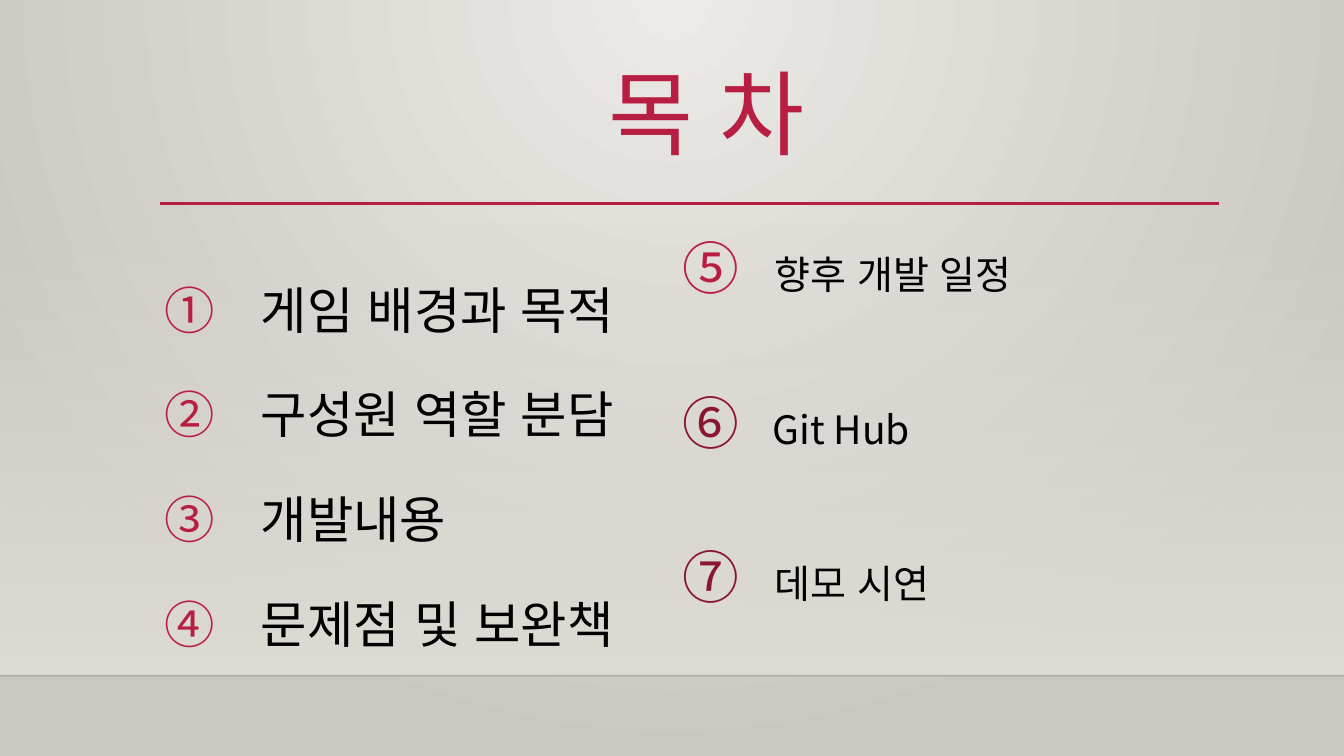
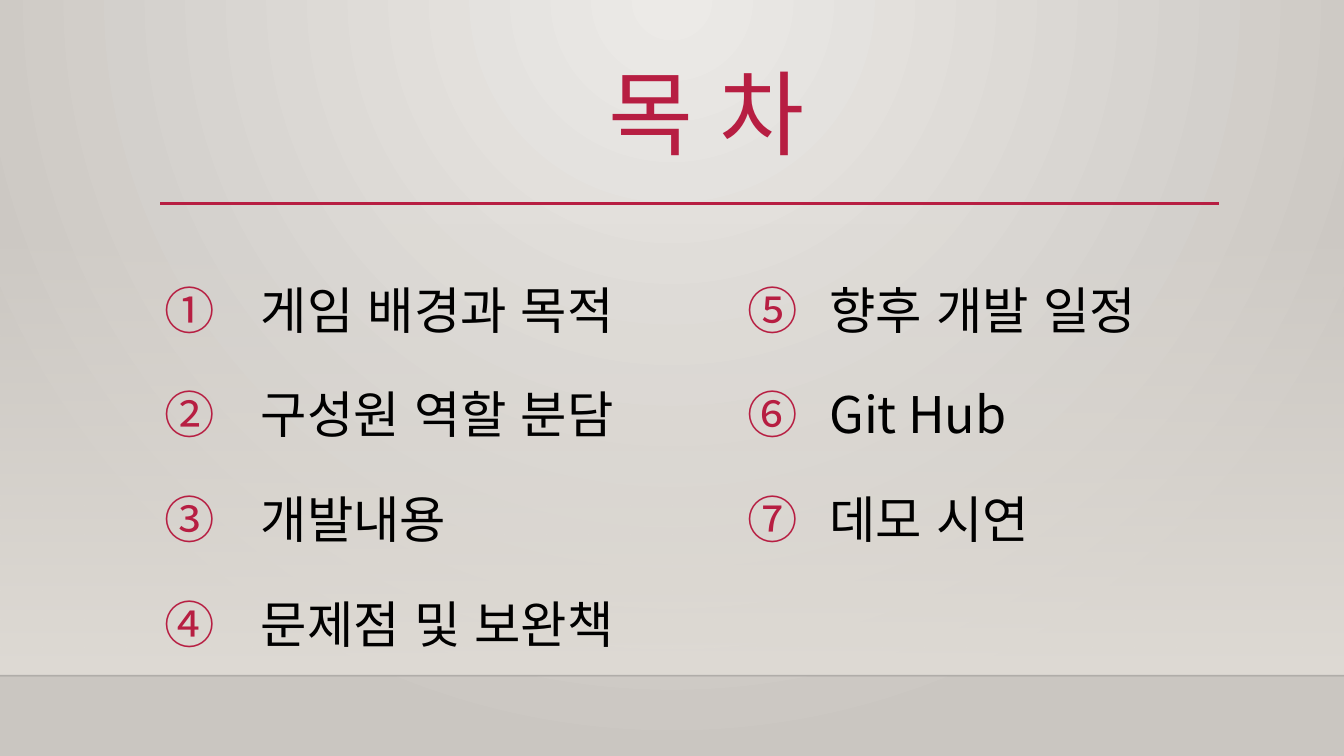
Before and after one commit to jeongHooon/Jungle-War, a slide deck: slide 2 of Jungle War 박정훈 신상우 이수진 이병철.pptx. Drawn at 1344x756 pixels with LibreOffice and Linux fonts; fonts in the diff are those of the drawing; background and template pictures are left out. Boxes give left, top, right and bottom in pixels: in the first picture for what was removed or moved away, otherwise in the second. Text is boxed around its words. In the diff, an @@ line names an element or a change of style, - is before the commit and + after.

```diff
--- a/Jungle War 박정훈 신상우 이수진 이병철.pptx
+++ b/Jungle War 박정훈 신상우 이수진 이병철.pptx
@@ text "향후 개발 일정": place and size @@
-text "향후 개발 일정" at <box>773,256,1012,601</box>
+text "향후 개발 일정" at <box>829,287,1136,542</box>
@@ text "향후 개발 일정" at <box>829,287,1136,542</box>: size 27.9 to 36 pt; line spacing 3 to 1.5; bullet colour #891731 to #B71E42; vertical alignment middle to top @@
```
Also in this commit, not shown: 1 other slide changed.
